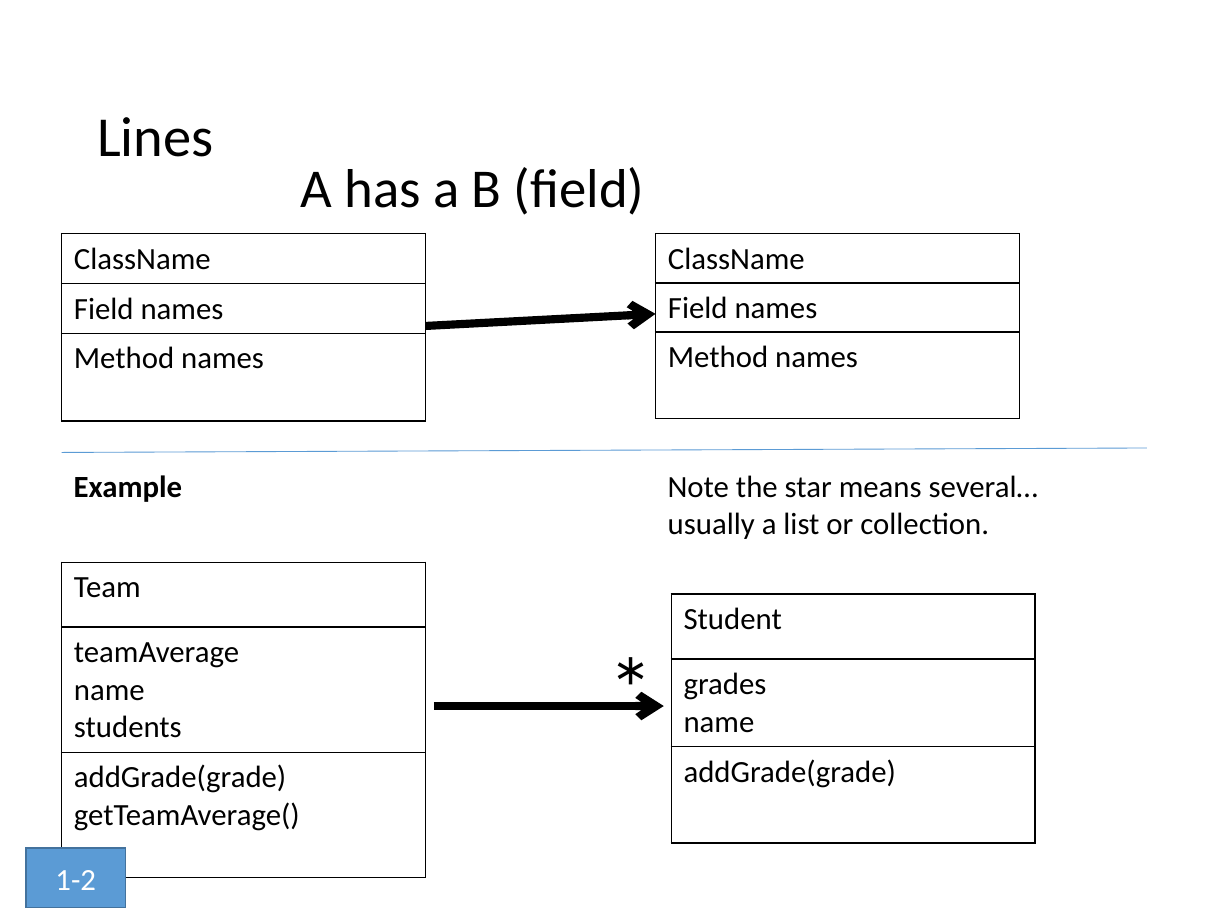
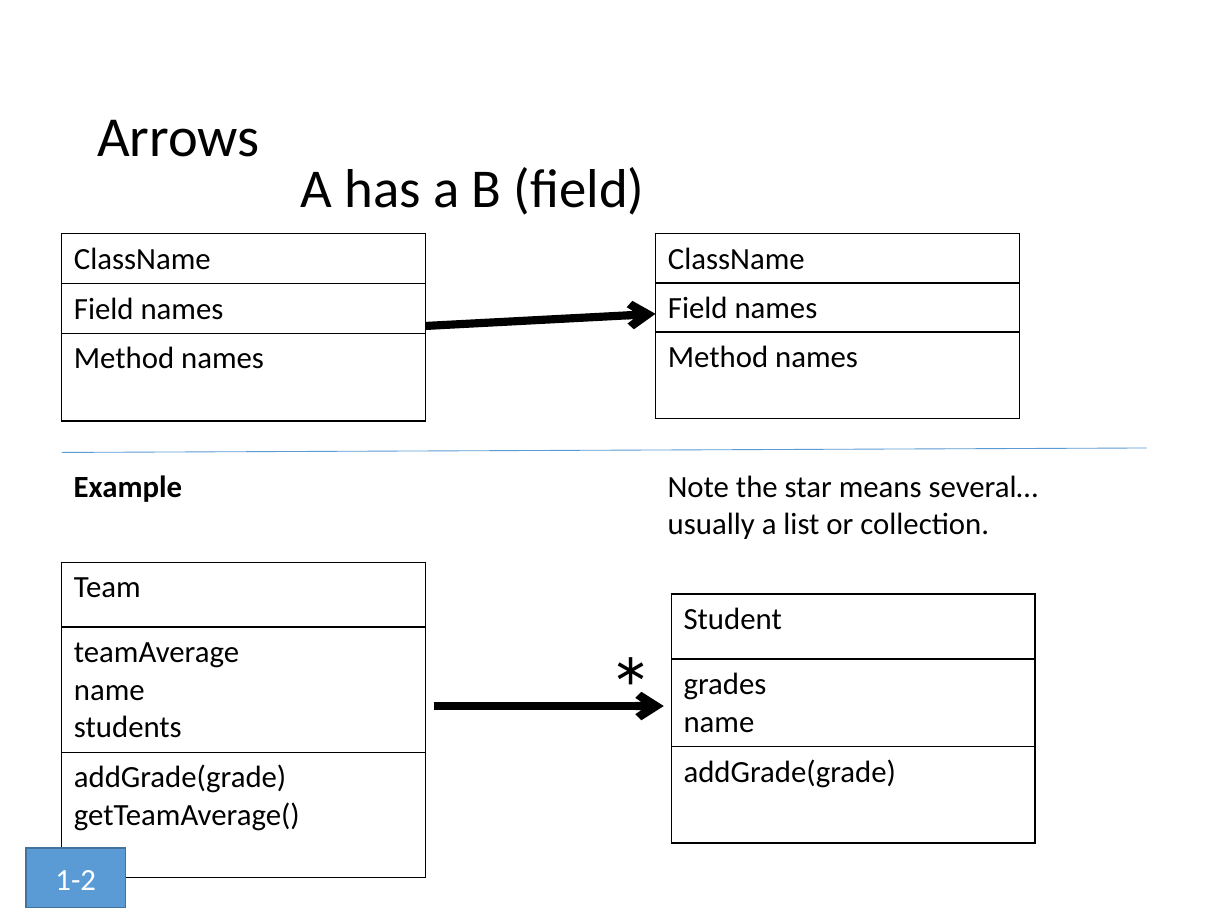
Before and after one commit to RHIT-CSSE/csse220, a slide deck: slide 6 of ClassMaterials/SETechniques/Slides/SoftwareEngineeringTechniques.pptx. Drawn at 1232x924 pixels with LibreOffice and Linux fonts; fonts in the diff are those of the drawing. Boxes give left, top, right and bottom in pixels: in the first picture for what was removed or moved away, otherwise in the second. Text is boxed around its words. In the diff, an @@ line names an element or a change of style, - is before the commit and + after.

```diff
--- a/ClassMaterials/SETechniques/Slides/SoftwareEngineeringTechniques.pptx
+++ b/ClassMaterials/SETechniques/Slides/SoftwareEngineeringTechniques.pptx
@@ title at (97,119,259,157): text changed @@
-Lines
+Arrows
```
Also in this commit, not shown: 2 other slides changed.
